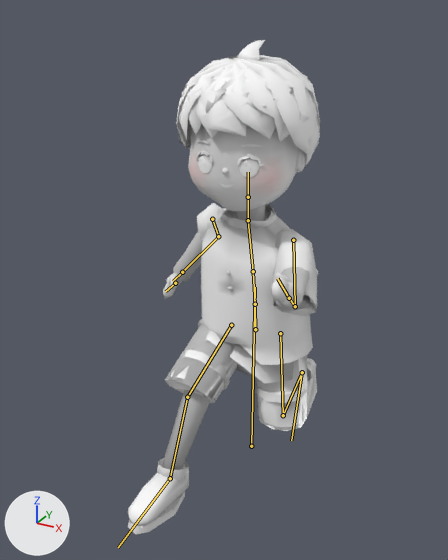
One commit to the glTF model public/models/villager-kid.lite.glb: the scene before it, then after it.
Camera for both pictures: a 50 mm lens placed at (0.616, -1.283, 1.136), pointed at (-0.032, -0.104, 0.546). Lighting does not change. The marker at lower left points along +X, +Y and +Z. The picture after the commit comes second. Both versions are drawn at frame 4 of the action 'Run'; the numbers are the values there. The bones that bend it are drawn over the model as lines.

Names of what the first picture shows: 'villager-kid'.
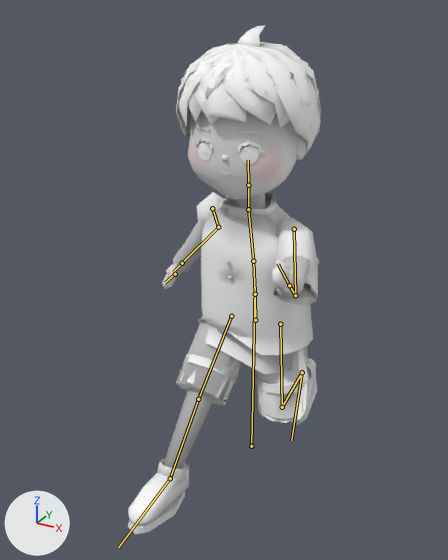
Patch to the scene script:
```diff
--- a/public/models/villager-kid.lite.glb.py
+++ b/public/models/villager-kid.lite.glb.py
@@ bone_hips @@
 bone_hips = bpy.data.objects['Villager'].pose.bones['hips']  # child of 'root'
-bone_hips.location = (0.004, -0.12, 0.0)
+bone_hips.location = (0.004, -0.093, 0.0)
@@ bone_thigh_l @@
 bone_thigh_l = bpy.data.objects['Villager'].pose.bones['thigh_L']  # child of 'hips'
-bone_thigh_l.rotation_quaternion = (0.996, -0.08, -0.003, -0.042)  # degrees (-9, -1, -5)
+bone_thigh_l.rotation_quaternion = (0.996, -0.081, -0.003, -0.035)  # degrees (-9, -1, -4)
@@ bone_shin_l @@
 bone_shin_l = bpy.data.objects['Villager'].pose.bones['shin_L']  # child of 'thigh_L'
-bone_shin_l.rotation_quaternion = (0.697, 0.717, 0.0, 0.007)  # degrees (92, -1, 1)
+bone_shin_l.rotation_quaternion = (0.743, 0.669, 0.0, 0.007)  # degrees (84, -1, 1)
@@ bone_foot_l @@
 bone_foot_l = bpy.data.objects['Villager'].pose.bones['foot_L']  # child of 'shin_L'
-bone_foot_l.rotation_quaternion = (0.922, -0.381, 0.046, -0.05)  # degrees (-45, 3, -7)
+bone_foot_l.rotation_quaternion = (0.946, -0.32, 0.046, -0.035)  # degrees (-38, 4, -6)
@@ bone_thigh_r @@
 bone_thigh_r = bpy.data.objects['Villager'].pose.bones['thigh_R']  # child of 'hips'
-bone_thigh_r.rotation_quaternion = (0.835, -0.536, 0.119, 0.027)  # degrees (-66, 13, -5)
+bone_thigh_r.rotation_quaternion = (0.905, -0.409, 0.121, 0.012)  # degrees (-49, 13, -4)
@@ bone_shin_r @@
 bone_shin_r = bpy.data.objects['Villager'].pose.bones['shin_R']  # child of 'thigh_R'
-bone_shin_r.rotation_quaternion = (0.977, 0.213, 0.0, -0.004)  # degrees (25, 0, 0)
+bone_shin_r.rotation_quaternion = (0.999, -0.051, 0.0, -0.002)  # degrees (-6, 0, 0)
@@ bone_foot_r @@
 bone_foot_r = bpy.data.objects['Villager'].pose.bones['foot_R']  # child of 'shin_R'
-bone_foot_r.rotation_quaternion = (0.968, 0.212, -0.062, -0.116)  # degrees (25, -4, -15)
+bone_foot_r.rotation_quaternion = (0.933, 0.321, -0.057, -0.151)  # degrees (38, -1, -19)
```

Pixel boxes (x1, y1, x2, y2) of what changed, in the pictures (448 x 560 px):
'villager-kid', posed: before (128, 40, 321, 534); after (128, 25, 321, 534)
bone 'hips', root to tip: before (255, 329) to (255, 307); after (255, 320) to (255, 297)
bone 'thigh_L', root to tip: before (280, 333) to (283, 415); after (280, 324) to (282, 407)
bone 'shin_L', root to tip: before (283, 415) to (302, 372); after (282, 407) to (302, 372)
bone 'thigh_R', root to tip: before (231, 325) to (187, 397); after (231, 316) to (198, 399)
bone 'shin_R', root to tip: before (187, 397) to (170, 478); after (198, 399) to (170, 478)
